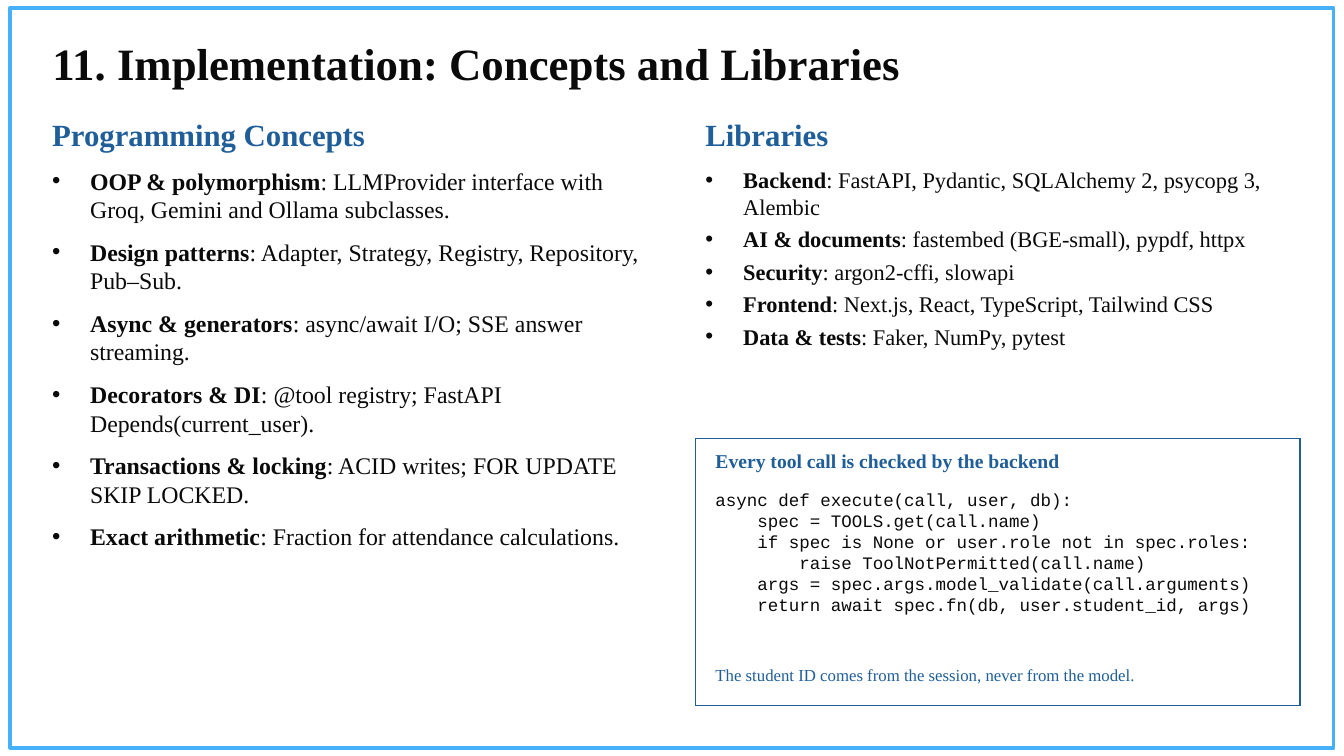
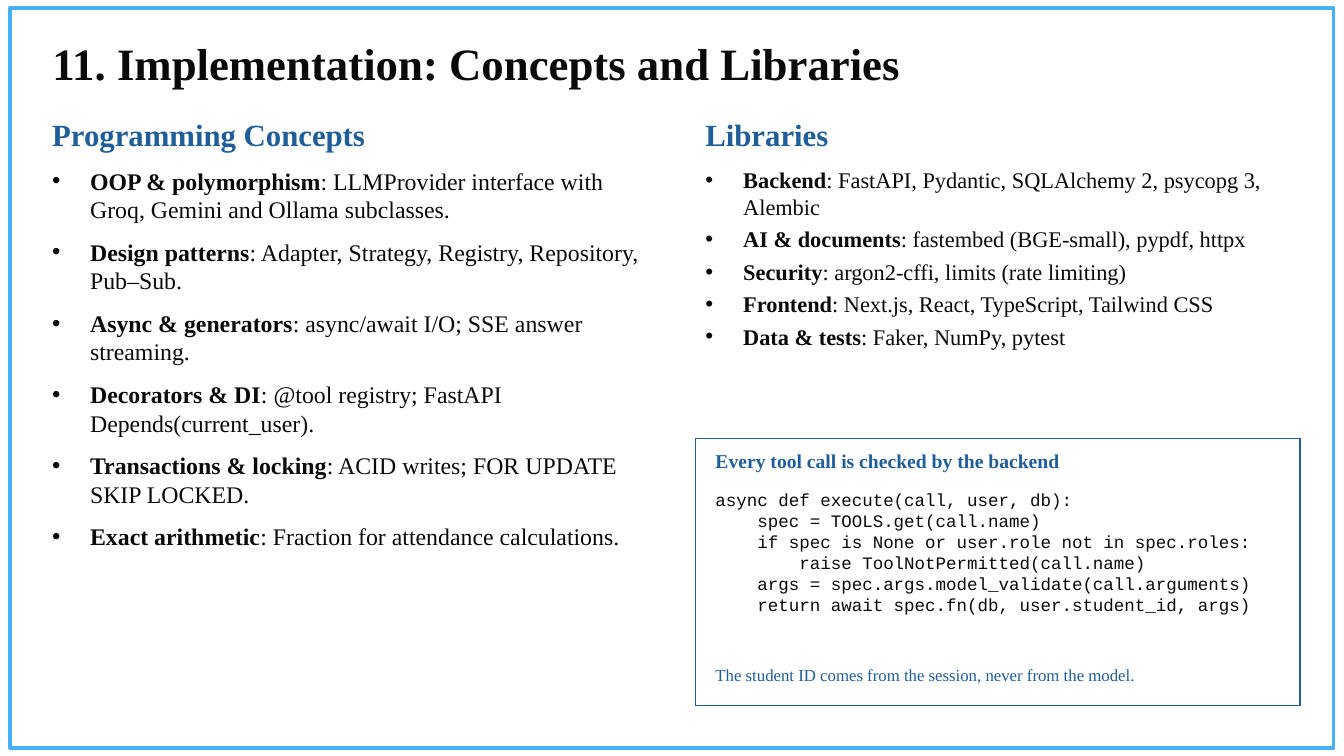
Before and after one commit to ankurkarn20/campus-gpt, a slide deck: slide 13 of docs/slides/CampusGPT_Major_Project.pptx. Drawn at 1344x756 pixels with LibreOffice and Linux fonts; fonts in the diff are those of the drawing; background and template pictures are left out. Boxes give left, top, right and bottom in pixels: in the first picture for what was removed or moved away, otherwise in the second. Text is boxed around its words. In the diff, an @@ line names an element or a change of style, - is before the commit and + after.

```diff
--- a/docs/slides/CampusGPT_Major_Project.pptx
+++ b/docs/slides/CampusGPT_Major_Project.pptx
@@ text at box(743, 264, 1126, 285): text changed @@
-• Security: argon2-cffi, slowapi
+• Security: argon2-cffi, limits (rate limiting)
```
Also in this commit, not shown: 33 other files.
